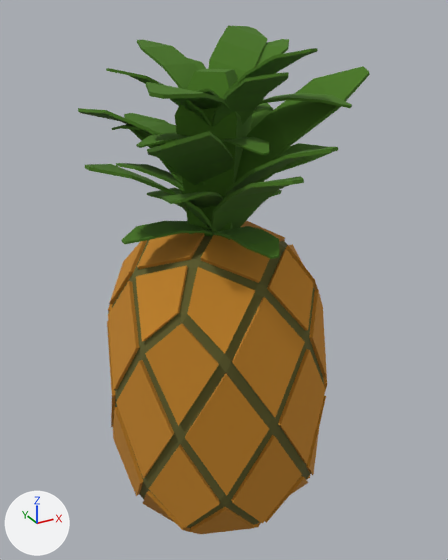
One commit to the OBJ model models/fruits/pineapple.obj: the scene before it, then after it.
Camera for both pictures: a camera (50 mm lens) standing at (-2.45, -4.6, 1.8) and looking at (0.07, -0.03, -0.49). Arrows for +X, +Y and +Z are at lower left; the lights stay in place. Where no turn or scale is listed for an object, it has been applied to the vertices.
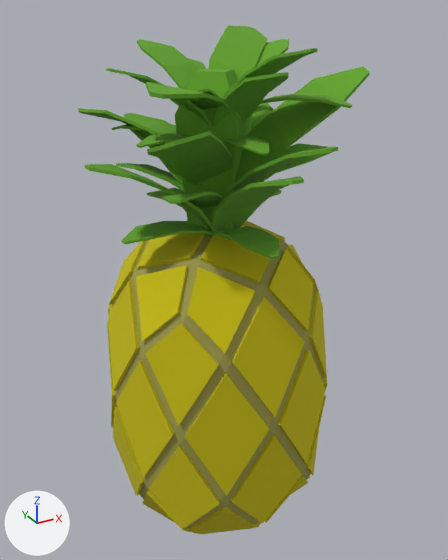
The newer file is also rescaled (x0.716), turned or shifted as a whole; pictures and numbers use the older file's frame.

Pixel boxes [x1, y1, x2, y2] of what changed, in the pictures (448 x 560 px):
'Cube.004', recoloured: [78, 25, 370, 534] in both

The change, as a list of edits to the scene's bpy script:
```text
Change mat_pineapple:
    mat_pineapple.base_color: (0.549, 0.23, 0.018) -> (0.581, 0.513, 0.0)  # orange #c48424 -> yellow #c9be00
Change mat_pineapple2:
    mat_pineapple2.base_color: (0.116, 0.111, 0.024) -> (0.352, 0.331, 0.0784)  # dark yellow #605e2b -> yellow #a09c4f
Change mat_pineapple3:
    mat_pineapple3.base_color: (0.0625, 0.179, 0.0107) -> (0.128, 0.368, 0.0221)  # dark green #47751b -> green #64a329
```
